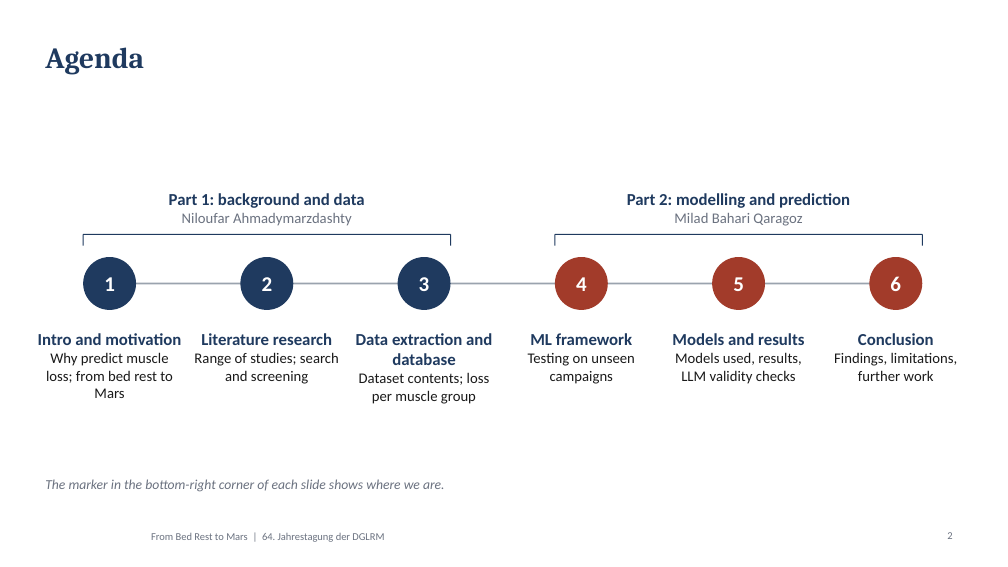
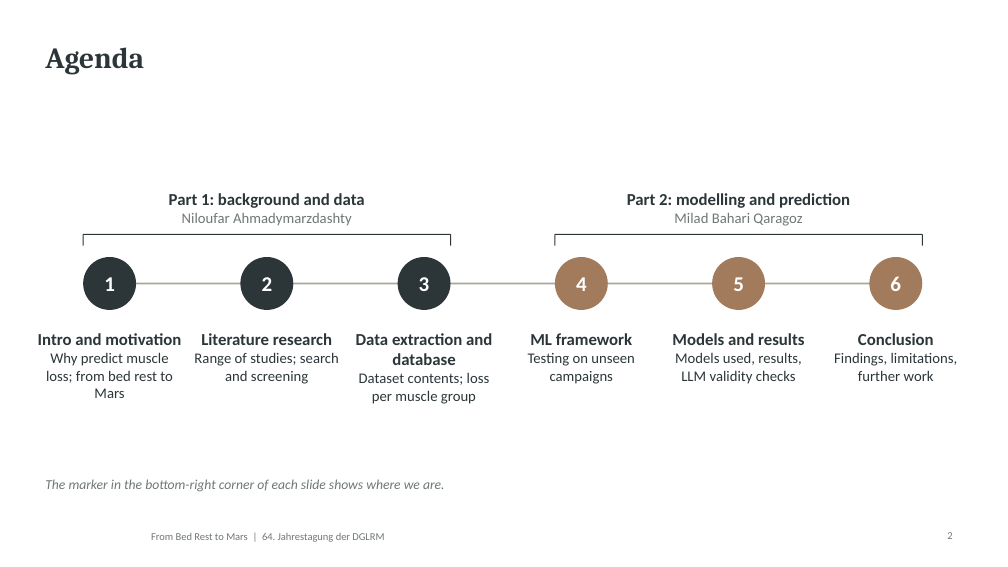
Before and after one commit to MiladBahariQaragoz/BedrestToMars, a slide deck: slide 2 of presentation/bed-rest-to-mars-talk.pptx. Drawn at 1008x567 pixels with LibreOffice and Linux fonts; fonts in the diff are those of the drawing; background and template pictures are left out. Boxes give left, top, right and bottom in pixels: in the first picture for what was removed or moved away, otherwise in the second. Text is boxed around its words. In the diff, an @@ line names an element or a change of style, - is before the commit and + after.

```diff
--- a/presentation/bed-rest-to-mars-talk.pptx
+++ b/presentation/bed-rest-to-mars-talk.pptx
@@ title "Agenda" at [45, 47, 144, 75]: text colour #1F3A5F to #2C3639 @@
@@ text "Part 1: background and data" at [169, 193, 365, 226]: text colour #1F3A5F to #2C3639 in "Part 1: background and data"; text colour #6B7280 to #6F7877 in "Niloufar Ahmadymarzdashty" @@
@@ text "Part 2: modelling and prediction" at [627, 193, 850, 226]: text colour #1F3A5F to #2C3639 in "Part 2: modelling and prediction"; text colour #6B7280 to #6F7877 in "Milad Bahari Qaragoz" @@
@@ line (83, 234) - (83, 246): stroke #1F3A5F 1 pt to #2C3639 1 pt @@
@@ line (83, 234) - (451, 234): stroke #1F3A5F 1 pt to #2C3639 1 pt @@
@@ line (451, 234) - (451, 246): stroke #1F3A5F 1 pt to #2C3639 1 pt @@
@@ line (555, 234) - (923, 234): stroke #1F3A5F 1 pt to #2C3639 1 pt @@
@@ line (555, 234) - (555, 246): stroke #1F3A5F 1 pt to #2C3639 1 pt @@
@@ line (923, 234) - (923, 246): stroke #1F3A5F 1 pt to #2C3639 1 pt @@
@@ fill #1F3A5F to #2C3639 in 3 elements at [83, 257, 136, 310], [240, 257, 293, 310], [398, 257, 451, 310] @@
@@ fill #A23B2A to #A27B5C in 3 elements at [555, 257, 608, 310], [712, 257, 765, 310], [870, 257, 923, 310] @@
@@ line (110, 284) - (896, 284): stroke #9AA3AE 1.5 pt to #A9A598 1.5 pt @@
@@ text "Intro and motivation" at [38, 333, 181, 398]: text colour #1F3A5F to #2C3639 in "Intro and motivation"; text colour #1A1A1A to #2C3639 in "Why predict muscle loss; from bed rest ..." @@
@@ text "Literature research" at [194, 333, 339, 384]: text colour #1F3A5F to #2C3639 in "Literature research"; text colour #1A1A1A to #2C3639 in "Range of studies; search and screening" @@
@@ text "Data extraction and database" at [356, 333, 492, 404]: text colour #1F3A5F to #2C3639 in "Data extraction and database"; text colour #1A1A1A to #2C3639 in "Dataset contents; loss per muscle group" @@
@@ text "ML framework" at [528, 333, 635, 384]: text colour #1F3A5F to #2C3639 in "ML framework"; text colour #1A1A1A to #2C3639 in "Testing on unseen campaigns" @@
@@ text "Models and results" at [672, 333, 804, 384]: text colour #1F3A5F to #2C3639 in "Models and results"; text colour #1A1A1A to #2C3639 in "Models used, results, LLM validity checks" @@
@@ text "Conclusion" at [834, 333, 958, 381]: text colour #1F3A5F to #2C3639 in "Conclusion"; text colour #1A1A1A to #2C3639 in "Findings, limitations, further work" @@
```
Also in this commit, not shown: 17 other slides changed, 12 other files.
